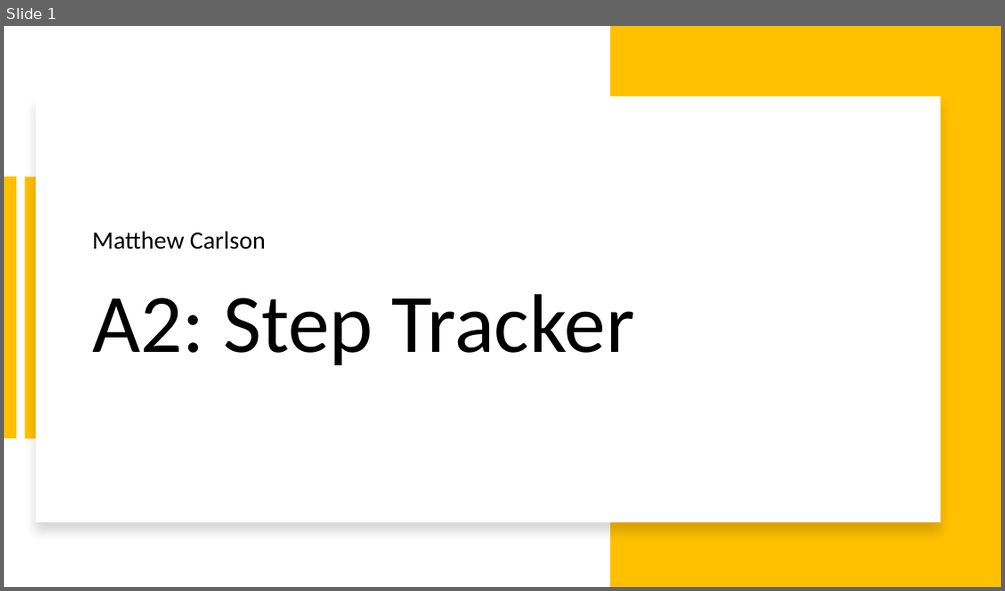
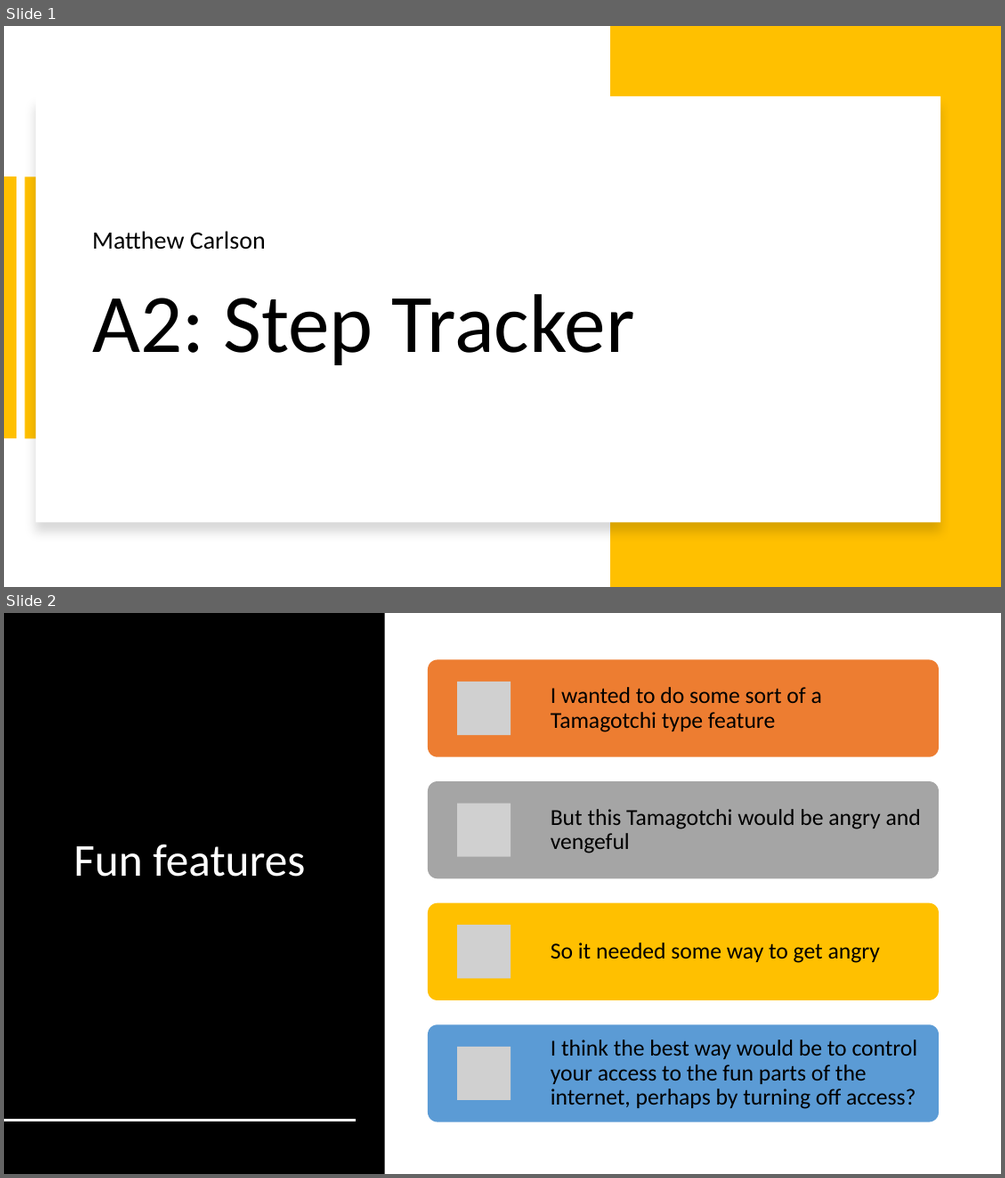
Before and after one commit to matthewfcarlson/CS590-A2, a slide deck: A2.pptx. Shown one above the other, each under a label of ours: slide 1 before the commit, slides 1 and 2 after it. The pictures are 1005x591 and 1005x1178 pixels, drawn with LibreOffice and Linux fonts; fonts in the diff are those of the drawing; grey boxes stand for pictures. Boxes give left, top, right and bottom in pixels: in the first picture for what was removed or moved away, otherwise in the second. Text is boxed around its words. In the diff, an @@ line names an element or a change of style, - is before the commit and + after.

```diff
--- a/A2.pptx
+++ b/A2.pptx
@@ slide 2 added at (4, 613, 1001, 1174), background #FFFFFF @@
@@ rectangle added at (4, 613, 385, 1174), fill #000000 @@
@@ title added at (73, 844, 305, 876), 44 pt, text #FFFFFF @@
+Fun features
@@ group added at (428, 659, 938, 1121): 4 rounded rectangles, 4 pictures, 4 texts @@
+I wanted to do some sort of a Tamagotchi type feature
+But this Tamagotchi would be angry and vengeful
+So it needed some way to get angry
+I think the best way would be to control your access to the fun parts of the internet, perhaps by turning off access?
@@ line added from (4, 1120) to (356, 1120), #FFFFFF 2 pt @@
```
Also in this commit, not shown: 5 other slides added, 1 slide removed, 3 other files.
